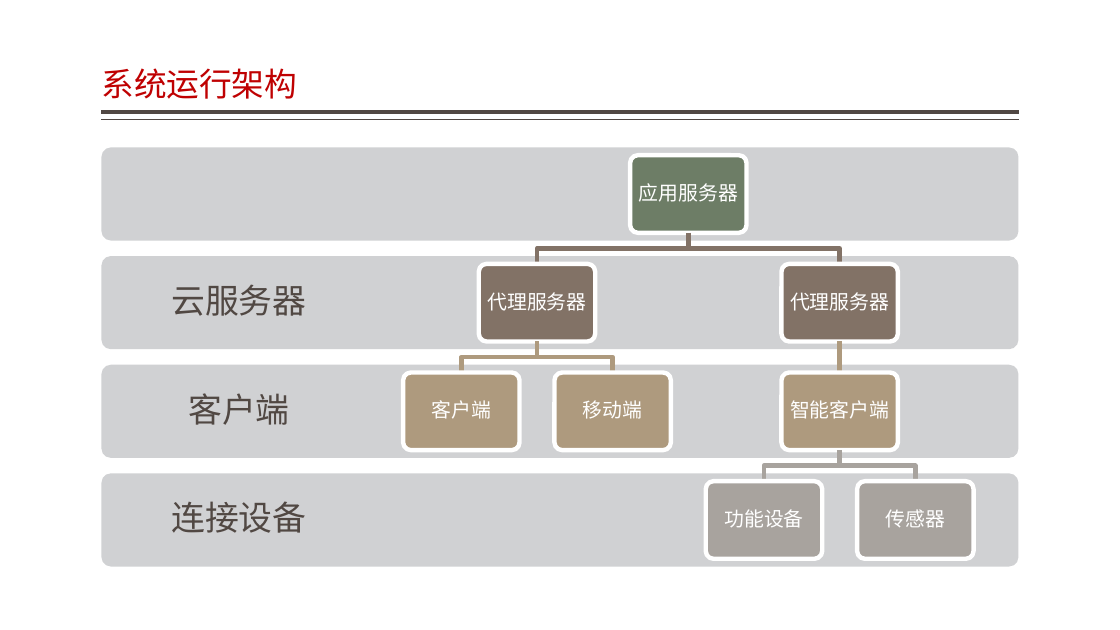
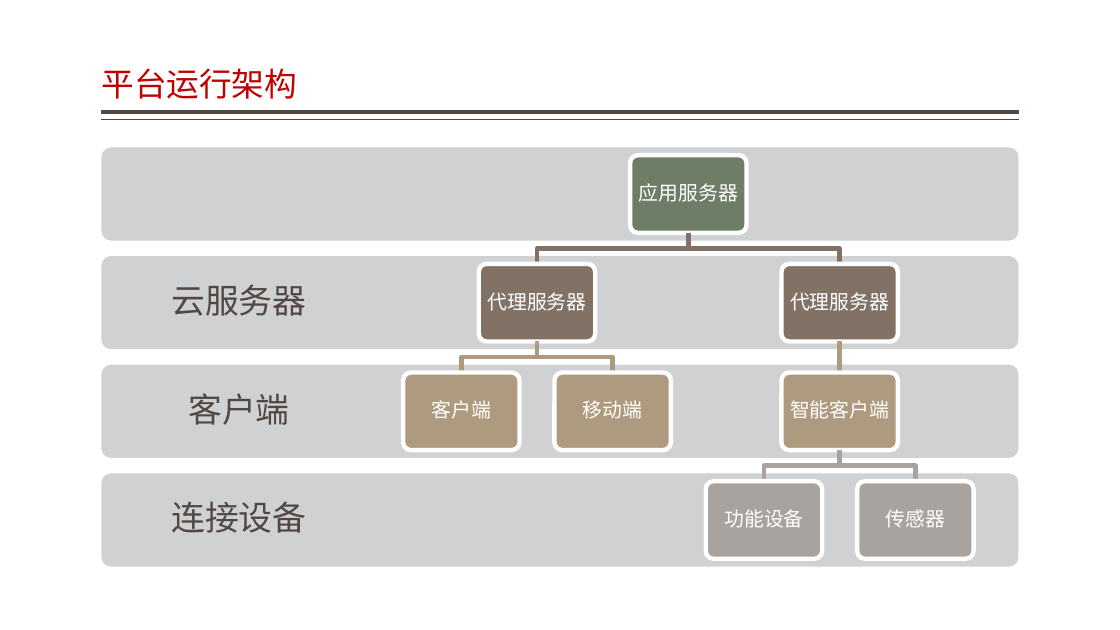
Before and after one commit to jzgi/chainsmart, a slide deck: slide 9 of Docs/品链应用参考设计.pptx. Drawn at 1120x630 pixels with LibreOffice and Linux fonts; fonts in the diff are those of the drawing. Boxes give left, top, right and bottom in pixels: in the first picture for what was removed or moved away, otherwise in the second. Text is boxed around its words. In the diff, an @@ line names an element or a change of style, - is before the commit and + after.

```diff
--- a/Docs/品链应用参考设计.pptx
+++ b/Docs/品链应用参考设计.pptx
@@ title at [101, 68, 297, 99]: text changed @@
-系统运行架构
+平台运行架构
```
Also in this commit, not shown: 8 other slides changed, 2 slides added, 7 slides removed, 35 other files.
